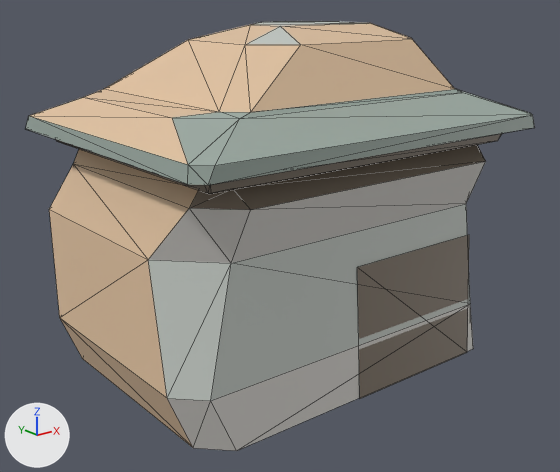
The glTF model docs/univers/archipeo/batiments/modeles/5e-batiment-abri-de-lyre/loin.glb, before and after one commit.
The view is the same before and after, from a 50 mm lens placed at (-1.195, -1.509, 0.906), pointed at (-0.02, -0.04, 0.318). The lights are fixed; the arrows at lower left show +X, +Y and +Z. The older version comes first. Mesh edges are drawn as thin lines. Vertices at exactly the same position are counted once.

Script lines for the objects in view, before the commit:
```python
me_loin = bpy.data.meshes.new('loin')
me_loin.from_pydata(...)  # 107 vertices, 198 faces; spans x -0.509..0.481, y -0.428..0.443, z 0.0..0.836
me_loin.materials.append(mat_defaultmaterial)
ob_loin = bpy.data.objects.new('loin', me_loin)
ob_loin.location = (0.0, 0.0, 0.0)
```
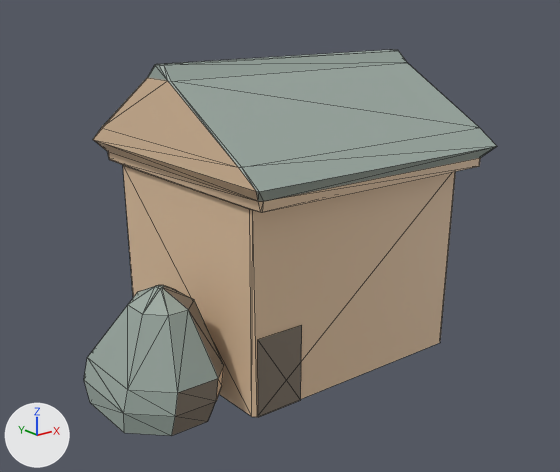
Changed parts and their boxes [x1, y1, x2, y2] in the pictures (560 x 472 px):
'loin', reshaped (19% narrower, 10% shorter): before [26, 21, 535, 451]; after [84, 50, 497, 436]
part 1 of me_loin, rebuilt (21% narrower, 15% shorter): before [26, 21, 535, 451]; after [93, 50, 497, 417]
part 2 of me_loin, added: after [84, 285, 224, 436]
part 3 of me_loin, deleted: before [357, 235, 469, 398]
part 4 of me_loin, added (brown): after [258, 325, 302, 417]

Diff of the bpy script that builds the scene:
```diff
--- a/docs/univers/archipeo/batiments/modeles/5e-batiment-abri-de-lyre/loin.glb.py
+++ b/docs/univers/archipeo/batiments/modeles/5e-batiment-abri-de-lyre/loin.glb.py
@@ me_loin @@
 # used by ob_loin; location = (0.0, 0.0, 0.0)
 # verts and faces of me_loin; kept vertices keep their numbers, new ones are numbered from 107
-me_loin.from_pydata(...)  # 107 vertices, 198 faces; spans x -0.509..0.481, y -0.428..0.443, z 0.0..0.836
+me_loin.from_pydata(...)  # 107 vertices, 188 faces; spans x -0.539..0.414, y -0.362..0.347, z 0.0..0.758
+# me_loin part 1: the loose piece of 103 vertices spanning x -0.509..0.481, y -0.428..0.443, z 0.0..0.836 is rebuilt with 64 vertices and now spans x -0.332..0.414, y -0.362..0.347, z 0.0..0.758
+# me_loin part 2: a new loose piece of 39 vertices spanning x -0.539..-0.302, y -0.236..0.088, z 0.0..0.296, in mat_defaultmaterial
+# me_loin part 3: the loose piece of 4 vertices spanning x -0.035..0.359, y -0.358..-0.336, z 0.0..0.321 is deleted
+# me_loin part 4
+verts[107] = (-0.272, -0.277, 0.0)  # pixel (258, 417)
+verts[108] = (-0.148, -0.277, 0.0)  # pixel (300, 400)
+verts[109] = (-0.148, -0.279, 0.191)  # pixel (301, 325)
+verts[110] = (-0.272, -0.279, 0.191)  # pixel (257, 339)
+faces += [(107, 108, 110), (108, 109, 110)]
 me_loin.materials.append(mat_defaultmaterial)
```
